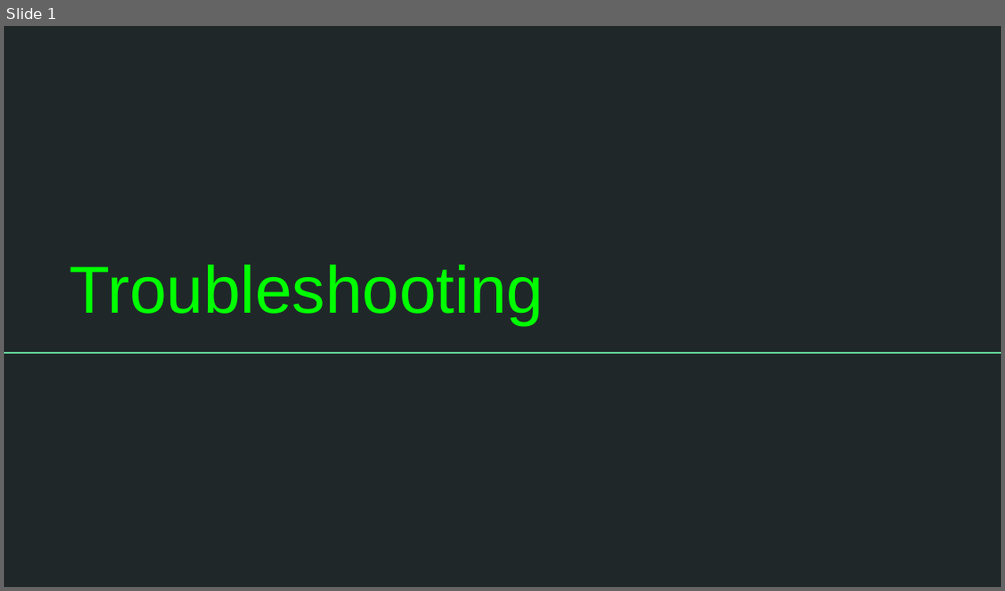
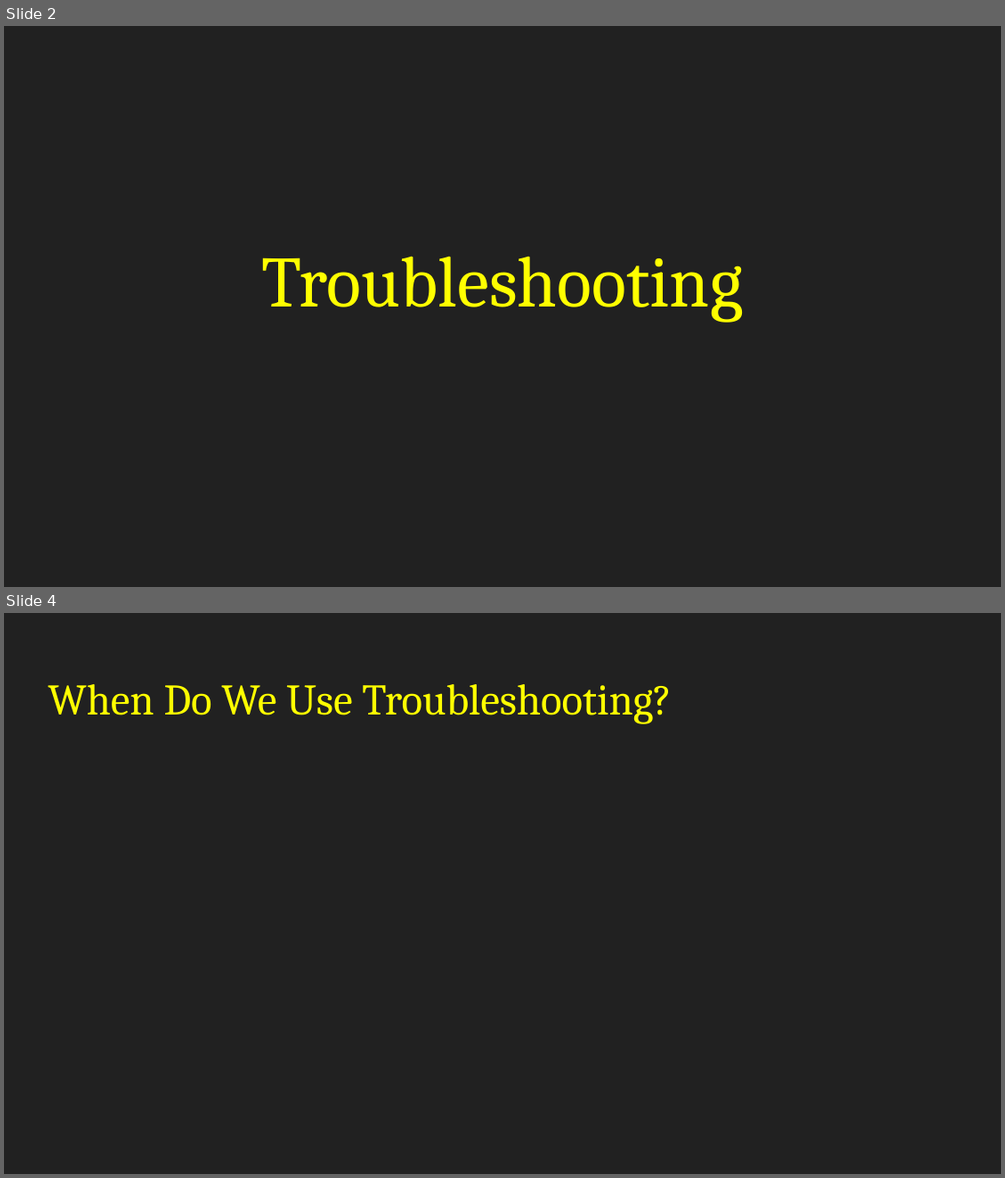
Before and after one commit to BYU-ITCSA/Dark-Mode, a slide deck: Lesson 4: Troubleshooting/Troubleshooting.pptx. Shown one above the other, each under a label of ours: slide 1 before the commit, slides 2 and 4 after it; the slides between them are not shown. The pictures are 1005x591 and 1005x1178 pixels, drawn with LibreOffice and Linux fonts; fonts in the diff are those of the drawing. Boxes give left, top, right and bottom in pixels: in the first picture for what was removed or moved away, otherwise in the second. Text is boxed around its words. In the diff, an @@ line names an element or a change of style, - is before the commit and + after.

```diff
--- a/Lesson 4: Troubleshooting/Troubleshooting.pptx
+++ b/Lesson 4: Troubleshooting/Troubleshooting.pptx
@@ slide 4 added at [4,613,1001,1174], background #212121 @@
@@ title added at [48,684,672,724], 31.5 pt, text #FFFF00 @@
+When Do We Use Troubleshooting?
@@ what was slide 1 is now slide 2 @@
@@ slide 2 changed as well @@
@@ background #202729 to #212121 @@
@@ title "Troubleshooting": place and size @@
-title "Troubleshooting" at [70,265,543,325]
+title "Troubleshooting" at [262,256,743,321]
@@ title "Troubleshooting" at [262,256,743,321]: size 48 to 52 pt, font Arial to Cambria, text colour #00FF00 to #FFFF00; alignment left to centre @@
@@ line removed from (4, 353) to (1001, 353) @@
```
Also in this commit, not shown: 5 other slides added, 1 other file.
